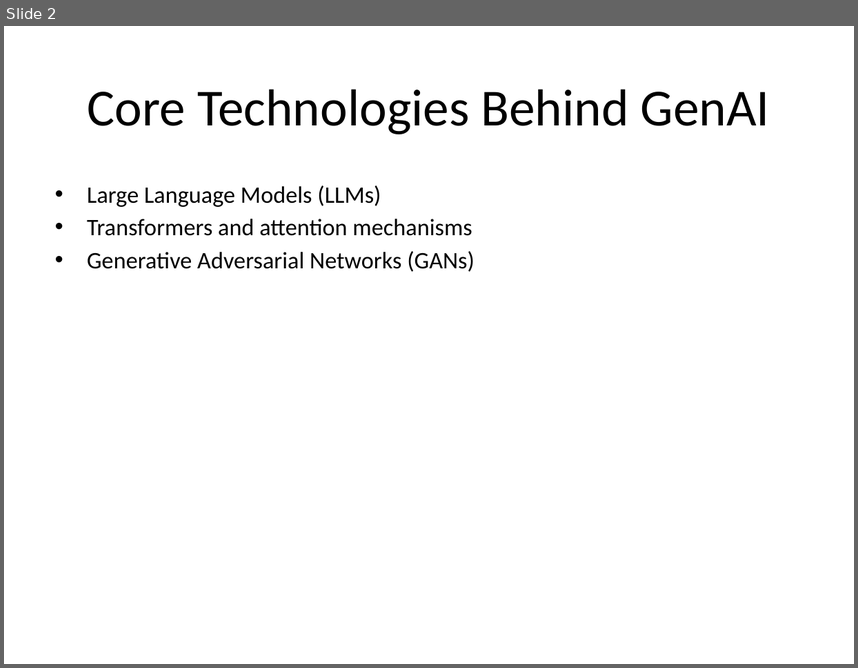
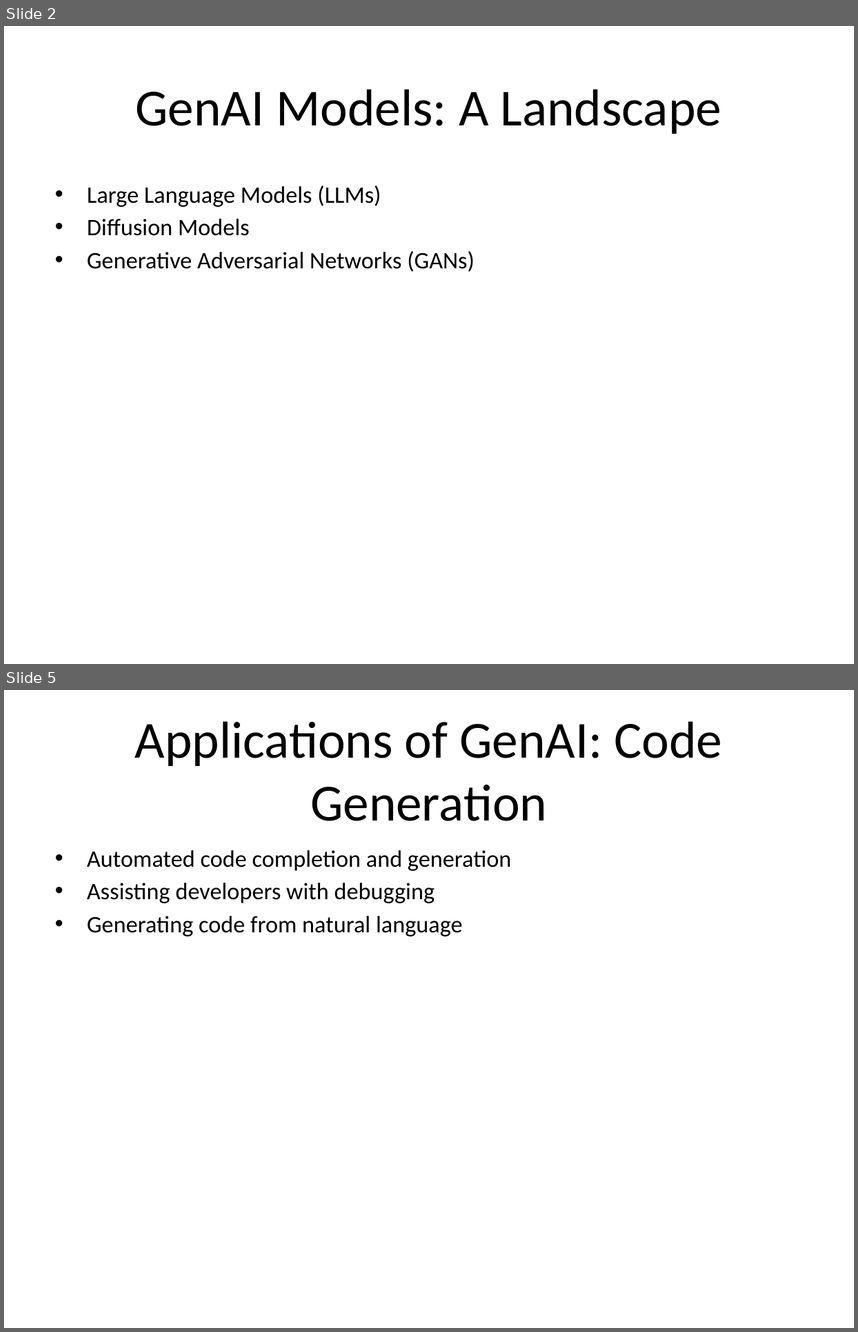
Before and after one commit to AkashAk2/fabric, a slide deck: services/agno_service/output.pptx. Shown one above the other, each under a label of ours: slide 2 before the commit, slides 2 and 5 after it; the slides between them are not shown. The pictures are 858x668 and 858x1332 pixels, drawn with LibreOffice and Linux fonts; fonts in the diff are those of the drawing. Boxes give left, top, right and bottom in pixels: in the first picture for what was removed or moved away, otherwise in the second. Text is boxed around its words. In the diff, an @@ line names an element or a change of style, - is before the commit and + after.

```diff
--- a/services/agno_service/output.pptx
+++ b/services/agno_service/output.pptx
@@ slide 5 added at (x1=4, y1=690, x2=854, y2=1328), background #FFFFFF @@
@@ title added at (x1=135, y1=721, x2=722, y2=821), 44 pt, text #000000 @@
+Applications of GenAI: Code Generation
@@ text added at (x1=87, y1=850, x2=511, y2=936), 20 pt, text #000000 @@
+• Automated code completion and generation
+• Assisting developers with debugging
+• Generating code from natural language
@@ slide 2 changed as well @@
@@ title at (x1=136, y1=89, x2=722, y2=134): text changed @@
-Core Technologies Behind GenAI
+GenAI Models: A Landscape
@@ text at (x1=87, y1=219, x2=250, y2=236): text changed @@
-• Transformers and attention mechanisms
+• Diffusion Models
```
Also in this commit, not shown: 5 other slides changed, 6 other slides added, 3 slides removed, 8 other files.
